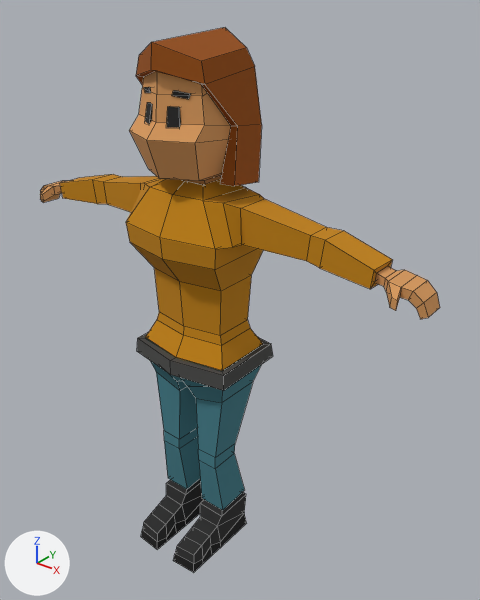
One commit to the FBX model Assets/Package/Assets/Models/TeamMembers/TeamMember04.fbx: the scene before it, then after it.
Rendered twice from a camera (50 mm lens) standing at (1.335, -1.549, 1.91) and looking at (0.095, 0.001, 0.948). Lighting does not change. The marker at lower left points along +X, +Y and +Z. The first picture is the older version. Mesh edges are drawn as thin lines. Where no turn or scale is listed for an object, it has been applied to the vertices.

Names of what the first picture shows: 'Body.039', 'Body.040', 'Body.041', 'Body.042'.
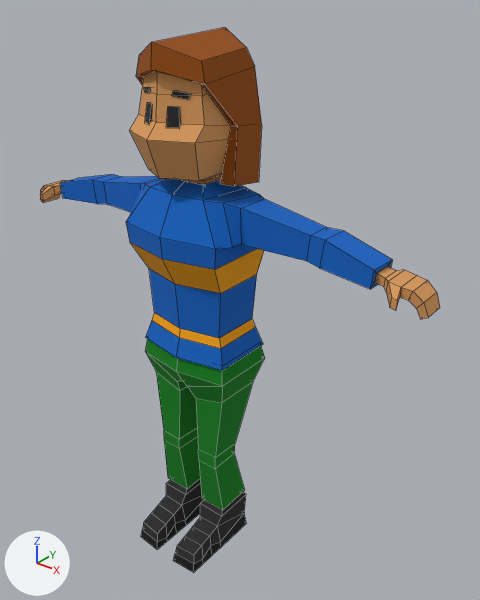
The newer file is also turned or shifted as a whole; pictures and numbers use the older file's frame.

Pixel boxes (x1, y1, x2, y2) of what changed, in the pictures (480 x 600 px; the box of a moved part takes in the faces that stretch with it):
'Body.041', reshaped, surface changed (brown to blue): (60, 174, 393, 370) in both
'Body.040', reshaped (12% narrower): before (137, 333, 273, 510); after (145, 339, 265, 510)
part 1 of me_cube_167, moved or reshaped: before (130, 242, 263, 370); after (130, 242, 264, 370)
part 2 of me_cube_167, surface changed (brown to blue): (60, 174, 393, 370) in both
part 3 of me_cube_166, moved or reshaped: before (137, 333, 273, 391); after (145, 339, 265, 386)
part 4 of me_cube_166, surface changed (cyan to green): before (150, 361, 261, 510); after (145, 339, 265, 510)

The change, as a list of edits to the scene's bpy script:
```text
Change me_cube_167:
    where me_cube_167.from_pydata(...)  # 176 vertices, 180 faces; spans x -0.636..0.636, y -10.258..-9.944, z 0.789..1.365
    used by ob_body_041; location = (0.0, 10.0, 0.0)
    me_cube_167 part 1
    me_cube_167.vertices[48].co: (0.0, -9.992, 0.891) -> (0.0, -9.975, 0.891)
    me_cube_167.vertices[49].co: (0.135, -10.008, 0.892) -> (0.143, -9.994, 0.892)  # pixel (247, 319) -> pixel (252, 318)
    me_cube_167.vertices[50].co: (0.135, -10.149, 0.892) -> (0.144, -10.163, 0.892)  # pixel (220, 335) -> pixel (219, 338)
    me_cube_167.vertices[51].co: (0.0, -10.172, 0.891) -> (0.0, -10.19, 0.891)  # pixel (183, 326) -> pixel (179, 328)
    me_cube_167.vertices[54].co: (0.0, -9.981, 1.053) -> (0.0, -9.961, 1.053)
    me_cube_167.vertices[55].co: (0.143, -10.0, 1.052) -> (0.153, -9.984, 1.052)  # pixel (251, 275) -> pixel (256, 274)
    me_cube_167.vertices[56].co: (0.144, -10.15, 1.051) -> (0.154, -10.164, 1.051)  # pixel (221, 291) -> pixel (220, 293)
    me_cube_167.vertices[57].co: (0.0, -10.181, 1.051) -> (0.0, -10.201, 1.051)  # pixel (179, 281) -> pixel (175, 284)
    me_cube_167.vertices[88].co: (0.0, -9.986, 0.859) -> (0.0, -9.968, 0.859)
    me_cube_167.vertices[89].co: (0.143, -10.003, 0.861) -> (0.153, -9.988, 0.861)  # pixel (250, 328) -> pixel (255, 327)
    me_cube_167.vertices[90].co: (0.144, -10.154, 0.86) -> (0.154, -10.168, 0.86)  # pixel (221, 345) -> pixel (220, 348)
    me_cube_167.vertices[91].co: (0.0, -10.177, 0.858) -> (0.0, -10.196, 0.858)  # pixel (183, 335) -> pixel (179, 337)
    me_cube_167.vertices[138].co: (-0.135, -10.008, 0.892) -> (-0.143, -9.994, 0.892)
    me_cube_167.vertices[139].co: (-0.135, -10.149, 0.892) -> (-0.144, -10.163, 0.892)  # pixel (159, 311) -> pixel (154, 312)
    me_cube_167.vertices[141].co: (-0.143, -10.0, 1.052) -> (-0.153, -9.984, 1.052)
    me_cube_167.vertices[142].co: (-0.144, -10.15, 1.051) -> (-0.154, -10.164, 1.051)  # pixel (154, 267) -> pixel (148, 268)
    me_cube_167.vertices[168].co: (-0.143, -10.003, 0.861) -> (-0.153, -9.988, 0.861)
    me_cube_167.vertices[169].co: (-0.144, -10.154, 0.86) -> (-0.154, -10.168, 0.86)  # pixel (156, 319) -> pixel (151, 320)
    me_cube_167 part 2: texture (UV) coordinates of 180 of 180 faces, centred in x -0.632..0.632, y -10.237..-9.963, z 0.791..1.362, changed; they spanned u 0.14..0.14, v 0.61..0.61 and now span u 0.14..0.2, v 0.63..0.8
Change me_cube_166:
    used by ob_body_040; location = (0.0, 10.0, 0.0)
    remove me_cube_166.from_pydata(...)  # 112 vertices, 114 faces; spans x -0.196..0.196, y -10.242..-9.912, z 0.174..0.798
    add me_cube_166.from_pydata(...)  # 100 vertices, 102 faces; spans x -0.174..0.174, y -10.214..-9.94, z 0.174..0.804
    me_cube_166 part 3
    16 vertices are removed from x -0.193..0.193, y -10.24..-9.921, z 0.789..0.798
    24 faces are deleted
    32 vertices move from x -0.196..0.196, y -10.242..-9.912, z 0.372..0.789 to x -0.167..0.167, y -10.202..-9.959, z 0.372..0.804
    4 vertices are added at (0.152, -9.991, 0.804), (0.152, -10.164, 0.804), (-0.152, -9.991, 0.804), (-0.152, -10.164, 0.804)
    12 new faces join them
    me_cube_166 part 4: 90 kept faces spanning x -0.174..0.174, y -10.214..-9.94, z 0.174..0.804 get new texture (UV) coordinates
```
